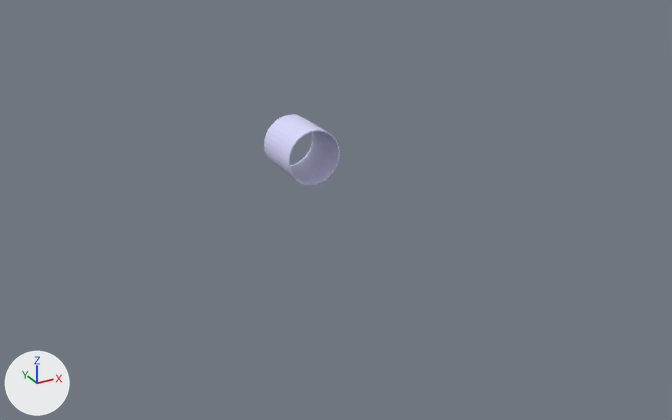
Before and after pictures for a commit that changed the glTF model screenshot/plantilla_corte_boca_pez.glb.
Both versions are drawn from a camera (50 mm lens) standing at (-364.0, -701.0, 295.0) and looking at (-7.0, -54.0, -29.0). The lights are fixed; the arrows at lower left show +X, +Y and +Z. Where no turn or scale is listed for an object, it has been applied to the vertices.

In view in the first picture: 'geometry_1'.
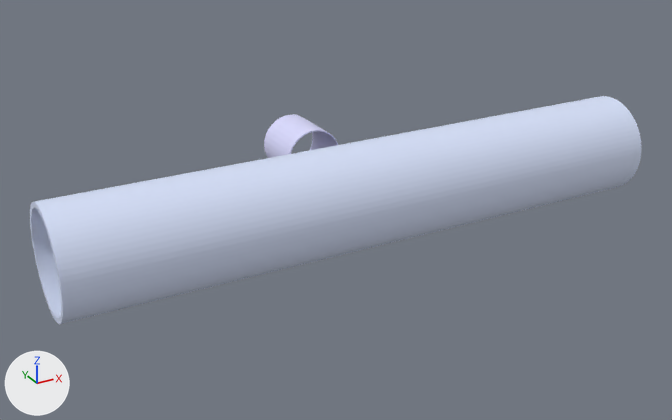
What differs and where, as boxes (x1, y1, x2, y2) in the pictures (672 x 420 px):
'geometry_2', added: after (30, 96, 641, 324)

What changed in the scene script:
```text
Add mat_defaultmaterial_001:
    mat_defaultmaterial_001 = bpy.data.materials.new('DefaultMaterial.001')
    mat_defaultmaterial_001.use_nodes = True; mat_defaultmaterial_001.node_tree.nodes.clear()
    _N = mat_defaultmaterial_001.node_tree.nodes; _L = mat_defaultmaterial_001.node_tree.links
    n0 = _N.new('ShaderNodeOutputMaterial'); n0.name = 'Material Output'
    n1 = _N.new('ShaderNodeBsdfPrincipled'); n1.name = 'Principled BSDF'
    n2 = _N.new('ShaderNodeVertexColor'); n2.name = 'Color Attribute'
    _L.new(n1.outputs[0], n0.inputs[0])  # 'BSDF' to 'Surface'
    _L.new(n2.outputs[0], n1.inputs[0])  # 'Color' to 'Base Color'
Add me_geometry_2:
    me_geometry_2.from_pydata(...)  # 256 vertices, 512 faces; spans x -261.0..261.0, y -139.0..-52.0, z -44.0..44.0
    me_geometry_2.materials.append(mat_defaultmaterial_001)
Add ob_geometry_2:
    ob_geometry_2 = bpy.data.objects.new('geometry_2', me_geometry_2)
    ob_geometry_2.location = (0.0, 0.0, 0.0)
```
